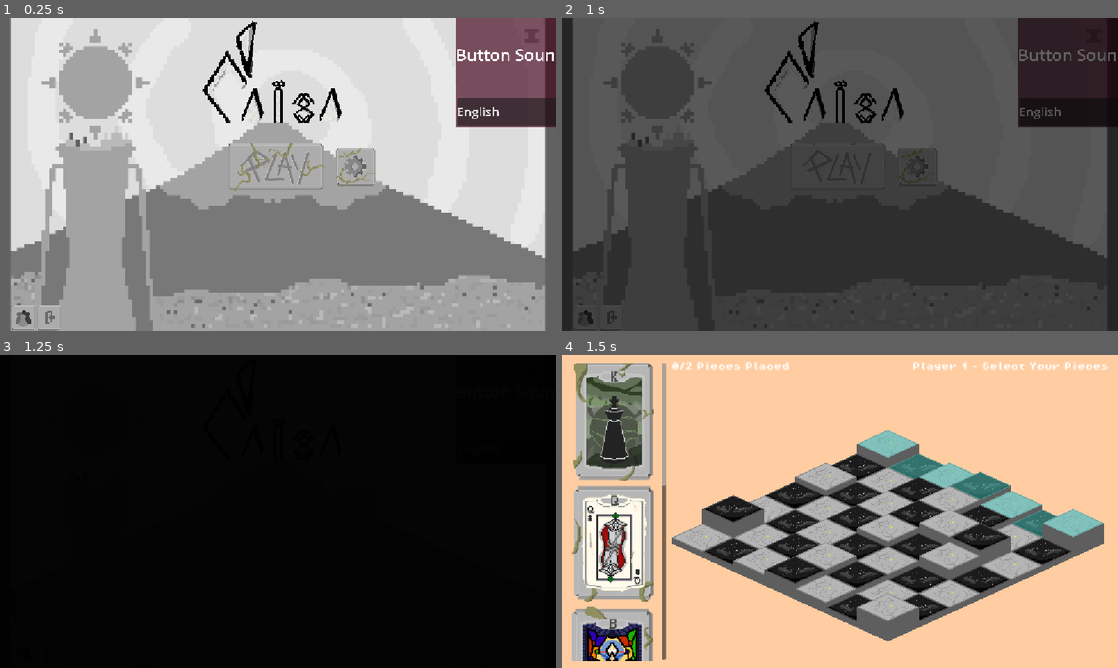
Above: before the commit, frames 1-4 (two rows, left to right).
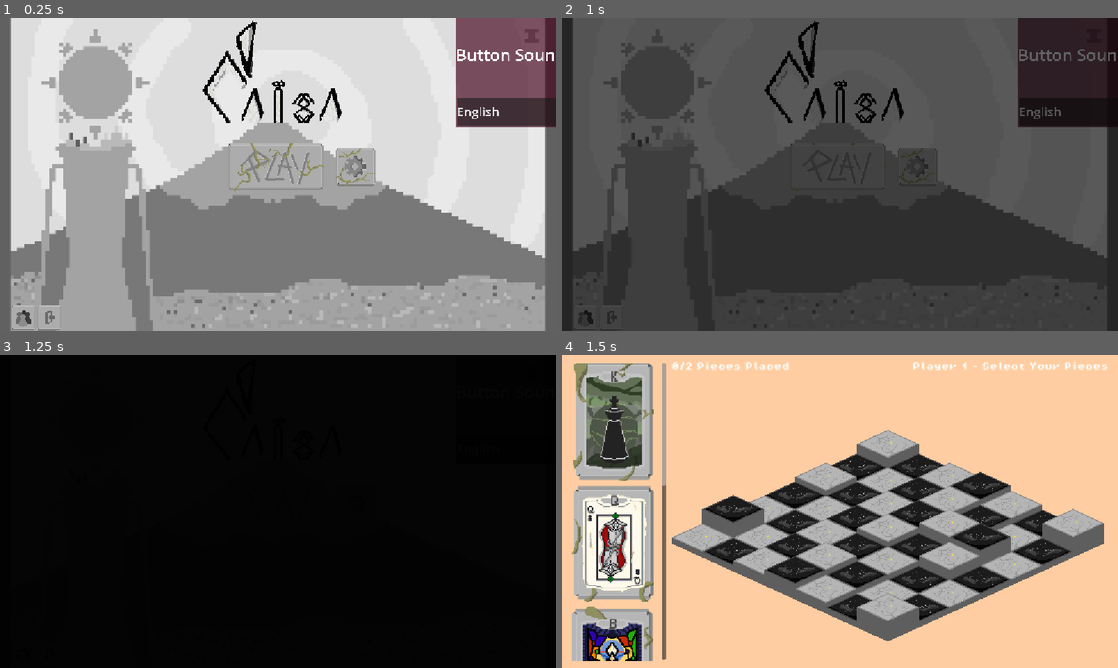
Above: after the commit, the same moments.

Repository: Caiisa-Games/caiisa
Game: Godot game, scene res://scenes/main_menu.tscn
Two runs of this game, one before a commit and one after it. Both use one fixed random seed, a clock stepped at 60 frames per second and the inputs below.
Inputs (mouse positions are in pixels of both pictures, inside the frame that each line leads up to):
- Up to frame 1 (0.25 s): no input
- Up to frame 2 (1 s): click (840, 165) at 0.5 s
- Up to frame 3 (1.25 s): no input
- Up to frame 4 (1.5 s): click "English" at 1.25 s

Frames 1-3 are identical in both runs. In frame 4, 3.1% of the frame differs, in the area x 53-98%, y 24-59%.

Commit message:
pieceselection

Diff:
--- a/scenes/piece_selection.gd
+++ b/scenes/piece_selection.gd
@@ -17,7 +17,7 @@
 
 func _ready() -> void:
 	board.set_mode(BoardManager.Mode.PREVIEW)
-	board.highlight_valid_row(current_player)
+	#board.highlight_valid_row(current_player)
 	_connect_board_signals()
 
 	start_button.visible = false
@@ -45,10 +45,16 @@
 		card_flow.add_child(card)
 
 func _on_card_selected(card: Card) -> void:
-	board.highlight_valid_row(current_player)
 	for child in card_flow.get_children():
 		if child is Card and child != card:
 			child.deselect()
+	if current_player == 1:
+		if MAX_PIECES == len(player1_selected_pieces):
+			return
+	else:
+		if MAX_PIECES == len(player2_selected_pieces):
+			return
+	board.highlight_valid_row(current_player)
 
 func _on_card_deselected(card: Card) -> void:
 	pass
